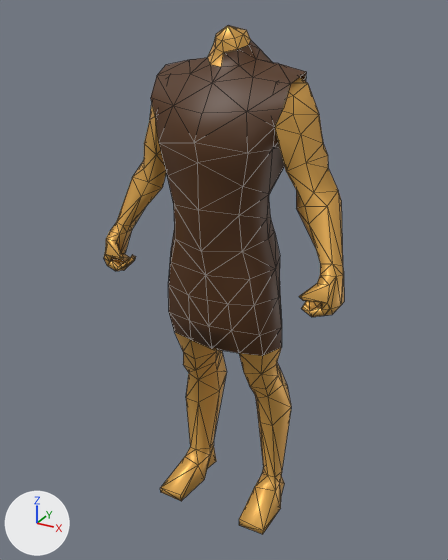
One commit to the COLLADA model art/animation/biped/citizen/healing_f.dae: the scene before it, then after it.
Before and after are seen from a 50 mm lens placed at (2.07, -3.81, 3.96), pointed at (-0.04, 0.02, 2.04). Arrows for +X, +Y and +Z are at lower left; the lights stay in place. Mesh edges are drawn as thin lines.

The older version as bpy lines, for what is in view:
```python
mat_skin = principled_material('Skin')
mat_skin.base_color = (0.8, 0.433, 0.0937)  # orange #e7b056
mat_skin.metallic = 0.5
me_cube_010 = bpy.data.meshes.new('Cube.010')
me_cube_010.from_pydata(...)  # 391 vertices, 752 faces; spans x -0.96..0.96, y -0.43..0.4, z 0.0..3.85
# faces by material slot: [206, 546]
me_cube_010.materials.append(mat_armor)  # brown #523010
me_cube_010.materials.append(mat_skin)  # orange #e7b056
ob_m_armor_tunic_short = bpy.data.objects.new('m_armor_tunic_short', me_cube_010)
ob_m_armor_tunic_short.location = (0.0, 0.0, 0.0)
```
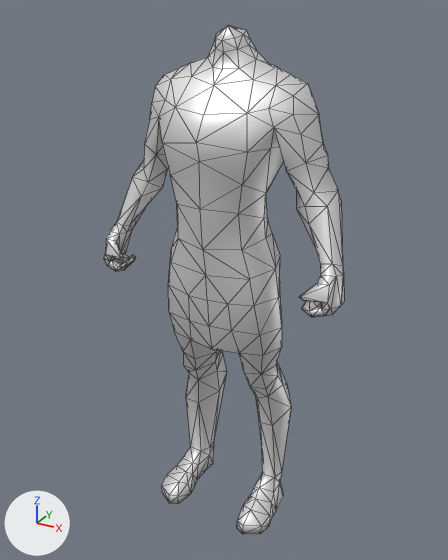
Boxes (x1, y1, x2, y2) around the edits, measured in the pictures (448 x 560 px; the box of a moved part takes in the faces that stretch with it):
'm_armor_tunic_short', recoloured, reshaped (brown to white)
    both: (104, 25, 344, 534)
part 1 of me_cube_010, moved or reshaped
    both: (144, 49, 308, 279)
part 2 of me_cube_010, built on
    before: (160, 404, 284, 534)
    after: (162, 404, 283, 534)
part 3 of me_cube_010, recoloured (brown to white)
    both: (168, 40, 282, 356)

The edits, one by one:
Material 'Skin' (mat_skin) changes colour from orange #e7b056 to white #e7e7e7; in linear values from (0.8, 0.433, 0.0937) to (0.8, 0.8, 0.8).
me_cube_010 is used by ob_m_armor_tunic_short; location (0.0, 0.0, 0.0).
me_cube_010 had 391 vertices, 752 faces and spanned x -0.96..0.96, y -0.43..0.4, z 0.0..3.85.
me_cube_010 now has 423 vertices, 836 faces and spans x -0.96..0.96, y -0.41..0.4, z 0.0..3.85.
Part 1, on me_cube_010:
34 vertices are removed from x -0.53..0.53, y -0.37..0.28, z 2.42..3.58.
111 faces are deleted.
3 vertices in x -0.23..0.23, y -0.2..-0.09, z 3.52..3.55 move by (0.0, 0.02, -0.02).
3 vertices in x -0.3..0.3, y 0.19..0.31, z 2.58..3.37 move by (0.0, -0.02, 0.0).
39 vertices move from x -0.38..0.38, y -0.43..0.36, z 2.43..3.71 to x -0.36..0.36, y -0.41..0.34, z 2.43..3.7.
24 vertices are added at x -0.46..0.46, y -0.35..0.25, z 2.42..3.56.
111 new faces join them.
Part 2, on me_cube_010:
22 vertices are removed from x -0.51..0.51, y -0.3..0.34, z 0.0..0.18.
62 faces are deleted.
4 vertices move from x -0.36..0.36, y -0.01..0.08, z 0.18..0.26 to x -0.31..0.31, y -0.01..0.08, z 0.18..0.26.
64 vertices are added at x -0.51..0.51, y -0.38..0.3, z 0.0..0.2.
146 new faces join them.
me_cube_010 part 3: 137 faces spanning x -0.49..0.49, y -0.41..0.34, z 1.58..3.76 switch from mat_armor (brown #523010) to mat_skin (white #e7e7e7).
